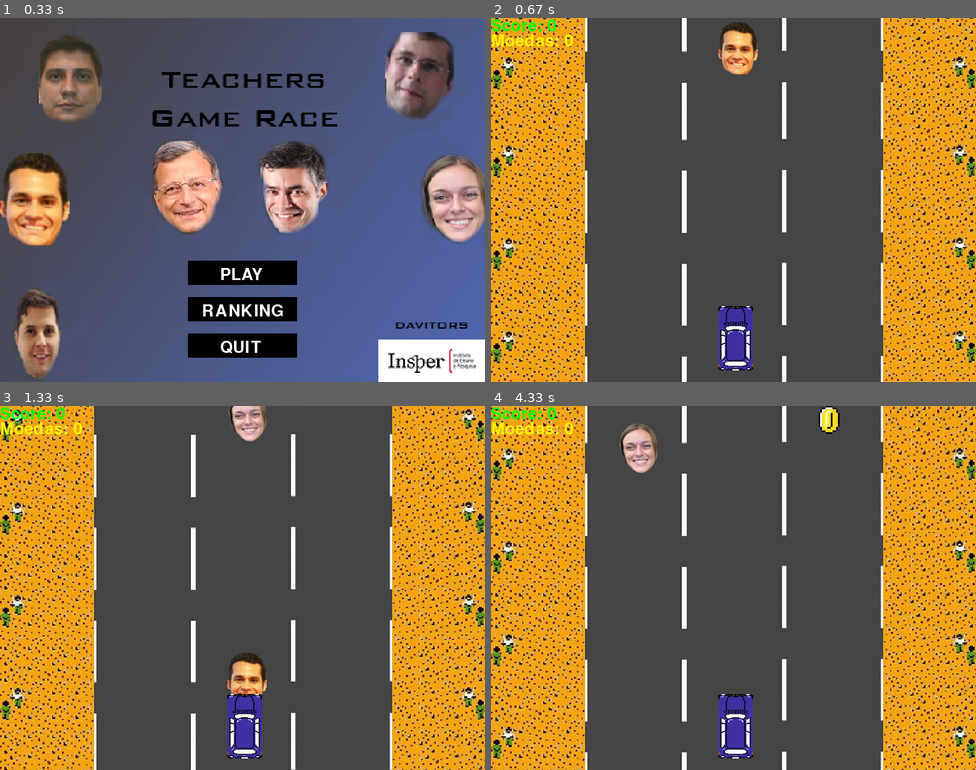
Above: before the commit, frames 1-4 (two rows, left to right).
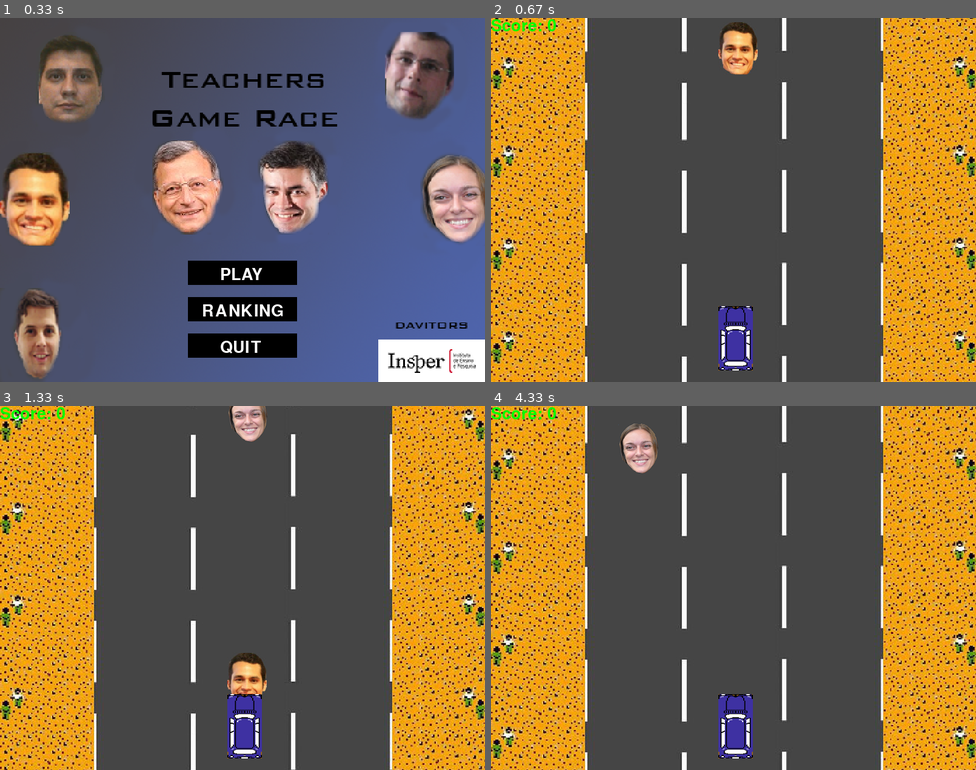
Above: after the commit, the same moments.

Repository: davidengelstein/ProjetoFinal_Davids_Vitors
Game: pygame game, started from Game7.py
Same seed, same stepped clock (60 frames per second), same inputs: the game is played once before the commit and once after it.
Inputs (mouse positions are in pixels of both pictures, inside the frame that each line leads up to):
- Up to frame 1 (0.33 s): no input
- Up to frame 2 (0.67 s): click "PLAY" at 0.38 s
- Up to frame 3 (1.33 s): hold Right 0.67-1.13 s; move the mouse to (223, 602) at 0.7 s; hold Left from 1.17 s (still down)
- Up to frame 4 (4.33 s): release Left at 1.7 s; hold Right 3.33-3.8 s; hold Left from 3.83 s (still down)

Frame 1 is identical in both runs. In frame 2, 0.3% of the frame differs, in the area x 0-17%, y 4-8%; in frame 3, 0.3%; in frame 4, 0.5%, in the area x 0-72%, y 0-8%.

Commit message:
S/ MOEDA E S/ BUG C/ CLASSES

Diff:
--- a/Game7.py
+++ b/Game7.py
@@ -52,11 +52,6 @@
 Imagem_Fundo = pygame.image.load('8bitsRoad.png')
 Imagem_Fundo = pygame.transform.scale(Imagem_Fundo,(largura_da_tela,1200))
 
-def dinheiro(contar2):
-    font = pygame.font.SysFont(None, 40)
-    text = font.render("Moedas: " + str(contar2),True,yellow)
-    DisplayDoJogo.blit(text,(0,25))
-
 
 def desvio(contar):
     font = pygame.font.SysFont(None, 40)
@@ -113,41 +108,7 @@
 
 def heloisa1(r,s):
     DisplayDoJogo.blit(heloisa,(r,s))
-'''
-class personagens:
-    def __init__(self,titulo1,titulo2):
-        self.titulo1 = titulo1
-        self.titulo2 = titulo2
-
-    def posiniper(self,random1,random2):
-        self.titulo1 = random.choice([210,375,540])
-        self.titulo2 = random.randrange(random1,random2)
-
-    def posper2(self,random3,random4):
-        if self.titulo2 > altura_da_tela:
-            self.titulo2 = 0 - random.randrange(random3,random4)
-            self.titulo1 = random.choice([210,375,540])
-            Score += 1
-
-    def crash(self):
-        if car_positionY < self.titulo2 + prof_altura and car_positionY + carY >= self.titulo2 + 60: #Este e o próximo if realizam todas as possíveis opções de colisão com o bloco. São expressões matemáticas
-              if car_positionX > self.titulo1 and car_positionX < self.titulo1 + prof_largura or car_positionX + carX > self.titulo1 and car_positionX + carX < self.titulo1 + prof_largura:
-                  bater()
-
-    def crash2 (self,value):
-        if car_positionY < self.titulo2 + prof_altura and car_positionY + carY >= self.titulo2 + 60: #Este e o próximo if realizam todas as possíveis opções de colisão com o bloco. São expressões matemáticas
-              if car_positionX > self.titulo1 and car_positionX < self.titulo1 + prof_largura or car_positionX + carX > self.titulo1 and car_positionX + carX < self.titulo1 + prof_largura:
-                Score += value
-
-lor = personagens('posição_lourençoX','posição_lourençoY')
-mir = personagens('posição_mirandaX','posição_mirandaY')
-orf = personagens('posição_orfaliX','posição_orfaliY')
-fred = personagens('posição_fredX','posição_fredY')
-had = personagens('posição_haddadX','posição_haddadY')
-vin = personagens('posição_viniciusX','posição_viniciusY')
-hel = personagens('posição_heloisaX','posição_heloisaY')
-
-'''
+
 DisplayDoJogo = pygame.display.set_mode((largura_da_tela,altura_da_tela))
 
 
@@ -168,42 +129,51 @@
     posição_inicial_fundo_y = -600
     posição_inicial_fundo_x = 0
 
-    moedaX = random.choice([210,375,540])
-    moedaY = -600
-    moedaH = 35
-    moedaW = 46
-    velocidade_moeda = velocidade_fundo
-
-    '''
-    posição_lourencoX = random.choice([210,375,540])
-    posição_lourencoY = random.randrange(-2000,0)
-
-
-    posição_mirandaX = random.choice([210,375,540])
-    posição_mirandaY = random.randrange(-3000,0)
-
-
-    posição_orfaliX = random.choice([210,375,540])
-    posição_orfaliY = random.randrange(-2000,0)
-
-
-    posição_fredX = random.choice([210,375,540])
-    posição_fredY = random.randrange(-2500,0)
-
-
-    posição_haddadX = random.choice([210,375,540])
-    posição_haddadY = random.randrange(-10000,0)
-
-
-    posição_viniciusX = random.choice([210,375,540])
-    posição_viniciusY = random.randrange(-5000,0)
-
-
-    posição_heloisaX = random.choice([210,375,540])
-    posição_heloisaY = random.randrange(-2500,0)
-    '''
-
-    '''
+    prof_largura = 60
+    prof_altura = 60
+
+    car_positionY = 475
+    car_positionX = 375 #esquerda = 210 , meio = 375, direita = 540 - Variando de 165
+    carX = 57
+    carY = 106
+    Score = 0
+
+
+    class personagens:
+        def __init__(self,titulo1,titulo2):
+            self.titulo1 = titulo1
+            self.titulo2 = titulo2
+            self.Score = 0
+
+        def posiniper(self,random1,random2):
+            self.titulo1 = random.choice([210,375,540])
+            self.titulo2 = random.randrange(random1,random2)
+
+        def posper2(self,random3,random4):
+            if self.titulo2 > altura_da_tela:
+                self.titulo2 = 0 - random.randrange(random3,random4)
+                self.titulo1 = random.choice([210,375,540])
+                self.Score += 1
+
+        def crash(self):
+            if car_positionY < self.titulo2 + prof_altura and car_positionY + carY >= self.titulo2 + 60: #Este e o próximo if realizam todas as possíveis opções de colisão com o bloco. São expressões matemáticas
+                if car_positionX > self.titulo1 and car_positionX < self.titulo1 + prof_largura or car_positionX + carX > self.titulo1 and car_positionX + carX < self.titulo1 + prof_largura:
+                    bater()
+
+        def crash2 (self,value):
+            if car_positionY < self.titulo2 + prof_altura and car_positionY + carY >= self.titulo2 + 60: #Este e o próximo if realizam todas as possíveis opções de colisão com o bloco. São expressões matemáticas
+                if car_positionX > self.titulo1 and car_positionX < self.titulo1 + prof_largura or car_positionX + carX > self.titulo1 and car_positionX + carX < self.titulo1 + prof_largura:
+                    self.Score += value
+
+    lor = personagens('posição_lourençoX','posição_lourençoY')
+    mir = personagens('posição_mirandaX','posição_mirandaY')
+    orf = personagens('posição_orfaliX','posição_orfaliY')
+    fred = personagens('posição_fredX','posição_fredY')
+    had = personagens('posição_haddadX','posição_haddadY')
+    vin = personagens('posição_viniciusX','posição_viniciusY')
+    hel = personagens('posição_heloisaX','posição_heloisaY')
+
+
     lor.posiniper(-2000,0)
     mir.posiniper(-3000,0)
     orf.posiniper(-2000,0)
@@ -211,66 +181,10 @@
     had.posiniper(-10000,0)
     vin.posiniper(-5000,0)
     hel.posiniper(-2500,0)
-    '''
-
-
-    prof_largura = 60
-    prof_altura = 60
-
-    car_positionY = 475
-    car_positionX = 375 #esquerda = 210 , meio = 375, direita = 540 - Variando de 165
-    carX = 57
-    carY = 106
-    Score = 0
-    Moedas = 0
-    class personagens:
-        def __init__(self,titulo1,titulo2):
-            self.titulo1 = titulo1
-            self.titulo2 = titulo2
-
-        def posiniper(self,random1,random2):
-            self.titulo1 = random.choice([210,375,540])
-            self.titulo2 = random.randrange(random1,random2)
-
-        def posper2(self,random3,random4):
-            if self.titulo2 > altura_da_tela:
-                self.titulo2 = 0 - random.randrange(random3,random4)
-                self.titulo1 = random.choice([210,375,540])
-                global Score
-                Score += 1
-
-        def crash(self):
-            if car_positionY < self.titulo2 + prof_altura and car_positionY + carY >= self.titulo2 + 60: #Este e o próximo if realizam todas as possíveis opções de colisão com o bloco. São expressões matemáticas
-                if car_positionX > self.titulo1 and car_positionX < self.titulo1 + prof_largura or car_positionX + carX > self.titulo1 and car_positionX + carX < self.titulo1 + prof_largura:
-                    bater()
-
-        def crash2 (self,value):
-            if car_positionY < self.titulo2 + prof_altura and car_positionY + carY >= self.titulo2 + 60: #Este e o próximo if realizam todas as possíveis opções de colisão com o bloco. São expressões matemáticas
-                if car_positionX > self.titulo1 and car_positionX < self.titulo1 + prof_largura or car_positionX + carX > self.titulo1 and car_positionX + carX < self.titulo1 + prof_largura:
-                    Score += value
-
-    lor = personagens('posição_lourençoX','posição_lourençoY')
-    mir = personagens('posição_mirandaX','posição_mirandaY')
-    orf = personagens('posição_orfaliX','posição_orfaliY')
-    fred = personagens('posição_fredX','posição_fredY')
-    had = personagens('posição_haddadX','posição_haddadY')
-    vin = personagens('posição_viniciusX','posição_viniciusY')
-    hel = personagens('posição_heloisaX','posição_heloisaY')
-
-    lor.posiniper(-2000,0)
-    mir.posiniper(-3000,0)
-    orf.posiniper(-2000,0)
-    fred.posiniper(-2500,0)
-    had.posiniper(-10000,0)
-    vin.posiniper(-5000,0)
-    hel.posiniper(-2500,0)
 
     Não_Rodar_Jogo = False
 
     while not Não_Rodar_Jogo:
-
-
-
 
         for tecla in pygame.event.get():
 
@@ -292,13 +206,11 @@
                     car_positionX = 375
 
 
-
-
-
-
         fundo(posição_inicial_fundo_x,posição_inicial_fundo_y)
         posição_inicial_fundo_y += velocidade_fundo
 
+
+
         desvio(Score)
 
         if car_positionX > 637 - carX or car_positionX < 157:
@@ -309,43 +221,6 @@
 
         if posição_inicial_fundo_y == 0:
             posição_inicial_fundo_y = -600
-
-        '''
-        if posição_lourencoY > altura_da_tela:
-            posição_lourencoY = 0 - random.randrange(3500,4000)
-            posição_lourencoX = random.choice([210,375,540])
-            Score += 1
-
-        if posição_mirandaY > altura_da_tela:
-            posição_mirandaY = 0 - random.randrange(100,3000)
-            posição_mirandaX = random.choice([210,375,540])
-            Score += 1
-
-        if posição_orfaliY > altura_da_tela:
-            posição_orfaliY = 0 - random.randrange(6000,7000)
-            posição_orfaliX = random.choice([210,375,540])
-            Score += 1
-
-        if posição_fredY > altura_da_tela:
-            posição_fredY = 0 - random.randrange(100,2500)
-            posição_fredX = random.choice([210,375,540])
-            Score += 1
-
-        if posição_haddadY > altura_da_tela:
-            posição_haddadY = 0 - random.randrange(5000,10000)
-            posição_haddadX = random.choice([210,375,540])
-            Score += 1
-
-
-        if posição_viniciusY > altura_da_tela:
-            posição_viniciusY = 0 - random.randrange(2000,5000)
-            posição_viniciusX = random.choice([210,375,540])
-            Score += 1
-        if posição_heloisaY > altura_da_tela:
-            posição_heloisaY = 0 - random.randrange(100,2500)
-            posição_heloisaX = random.choice([210,375,540])
-            Score += 1
-        '''
 
         lor.posper2(3500,4000)
         mir.posper2(100,3000)
@@ -355,6 +230,7 @@
         vin.posper2(2000,5000)
         hel.posper2(100,2500)
 
+
         imagem_carro(car_positionX,car_positionY)
 
         lourenco1(lor.titulo1,lor.titulo2)
@@ -375,51 +251,7 @@
         hel.titulo2 += velocidade_fundo
 
 
-        moeda(moedaX,moedaY)
-        moedaY += velocidade_moeda
-        dinheiro(Moedas)
         imagem_carro(car_positionX,car_positionY)
-
-        if moedaY > altura_da_tela:
-            moedaY = 0 - moedaH
-            moedaX = random.choice([210,375,540])
-
-        if car_positionY < moedaY + moedaH:
-            if car_positionX > moedaX and car_positionX < moedaX + moedaW or car_positionX + carY > moedaX and car_positionX + carY < moedaX + moedaW:
-                Moedas += 1
-        '''
-        if car_positionY < posição_lourencoY + prof_altura and car_positionY + carY >= posição_lourencoY + 60: #Este e o próximo if realizam todas as possíveis opções de colisão com o bloco. São expressões matemáticas
-              if car_positionX > posição_lourencoX and car_positionX < posição_lourencoX + prof_largura or car_positionX+carX > posição_lourencoX and car_positionX + carX < posição_lourencoX+prof_largura:
-                  bater()
-
-        if car_positionY  < posição_mirandaY + prof_altura and car_positionY + carY >= posição_mirandaY + 60: #Este e o próximo if realizam todas as possíveis opções de colisão com o bloco. São expressões matemáticas
-              if car_positionX > posição_mirandaX and car_positionX < posição_mirandaX + prof_largura or car_positionX+carX > posição_mirandaX and car_positionX + carX < posição_mirandaX+prof_largura:
-                  bater()
-
-        if car_positionY  < posição_orfaliY + prof_altura and car_positionY + carY >= posição_orfaliY + 60: #Este e o próximo if realizam todas as possíveis opções de colisão com o bloco. São expressões matemáticas
-              if car_positionX > posição_orfaliX and car_positionX < posição_orfaliX + prof_largura or car_positionX+carX > posição_orfaliX and car_positionX + carX < posição_orfaliX+prof_largura:
-                  bater()
-
-        if car_positionY  < posição_fredY + prof_altura and car_positionY + carY >= posição_fredY + 60: #Este e o próximo if realizam todas as possíveis opções de colisão com o bloco. São expressões matemáticas
-              if car_positionX > posição_fredX and car_positionX < posição_fredX + prof_largura or car_positionX+carX > posição_fredX and car_positionX + carX < posição_fredX+prof_largura:
-                  bater()
-
-        if car_positionY  < posição_haddadY + prof_altura: #Este e o próximo if realizam todas as possíveis opções de colisão com o bloco. São expressões matemáticas
-              if car_positionX > posição_haddadX and car_positionX < posição_haddadX + prof_largura or car_positionX+carX > posição_haddadX and car_positionX + carX < posição_haddadX+prof_largura:
-                  Score += 2
-
-        if car_positionY < posição_viniciusY + prof_altura: #Este e o próximo if realizam todas as possíveis opções de colisão com o bloco. São expressões matemáticas
-              if car_positionX > posição_viniciusX and car_positionX < posição_viniciusX + prof_largura or car_positionX+carX > posição_viniciusX and car_positionX + carX < posição_viniciusX+prof_largura:
-                  Score += 1
-
-        if car_positionY < posição_heloisaY + prof_altura and car_positionY + carY >= posição_heloisaY + 60: #Este e o próximo if realizam todas as possíveis opções de colisão com o bloco. São expressões matemáticas
-              if car_positionX > posição_heloisaX and car_positionX < posição_heloisaX + prof_largura or car_positionX+carX > posição_heloisaX and car_positionX + carX < posição_heloisaX+prof_largura:
-                  bater()
-
-        for i in range(1,100):
-            #Score = 40*i
-            #velocidade_fundo += i
-        '''
 
         lor.crash()
         mir.crash()
